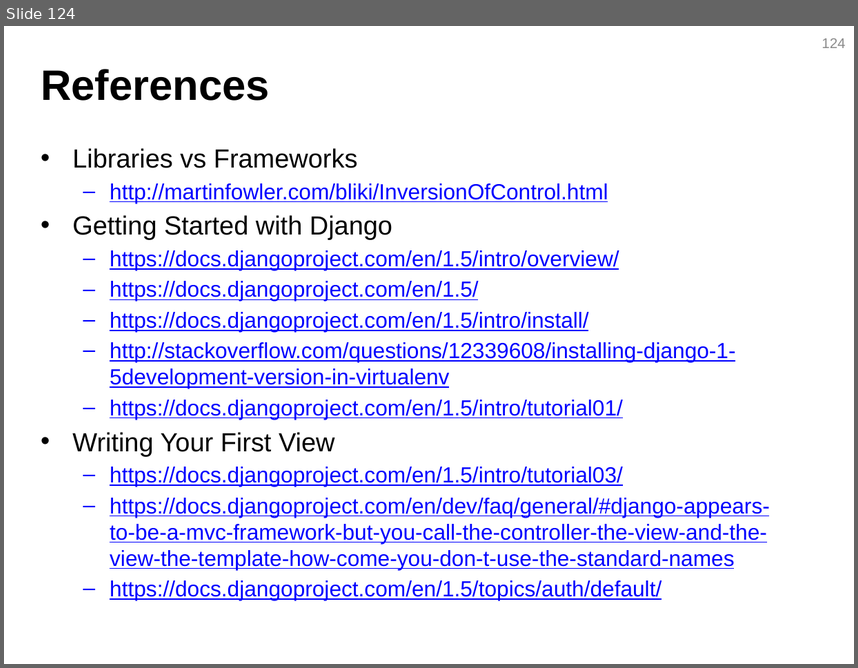
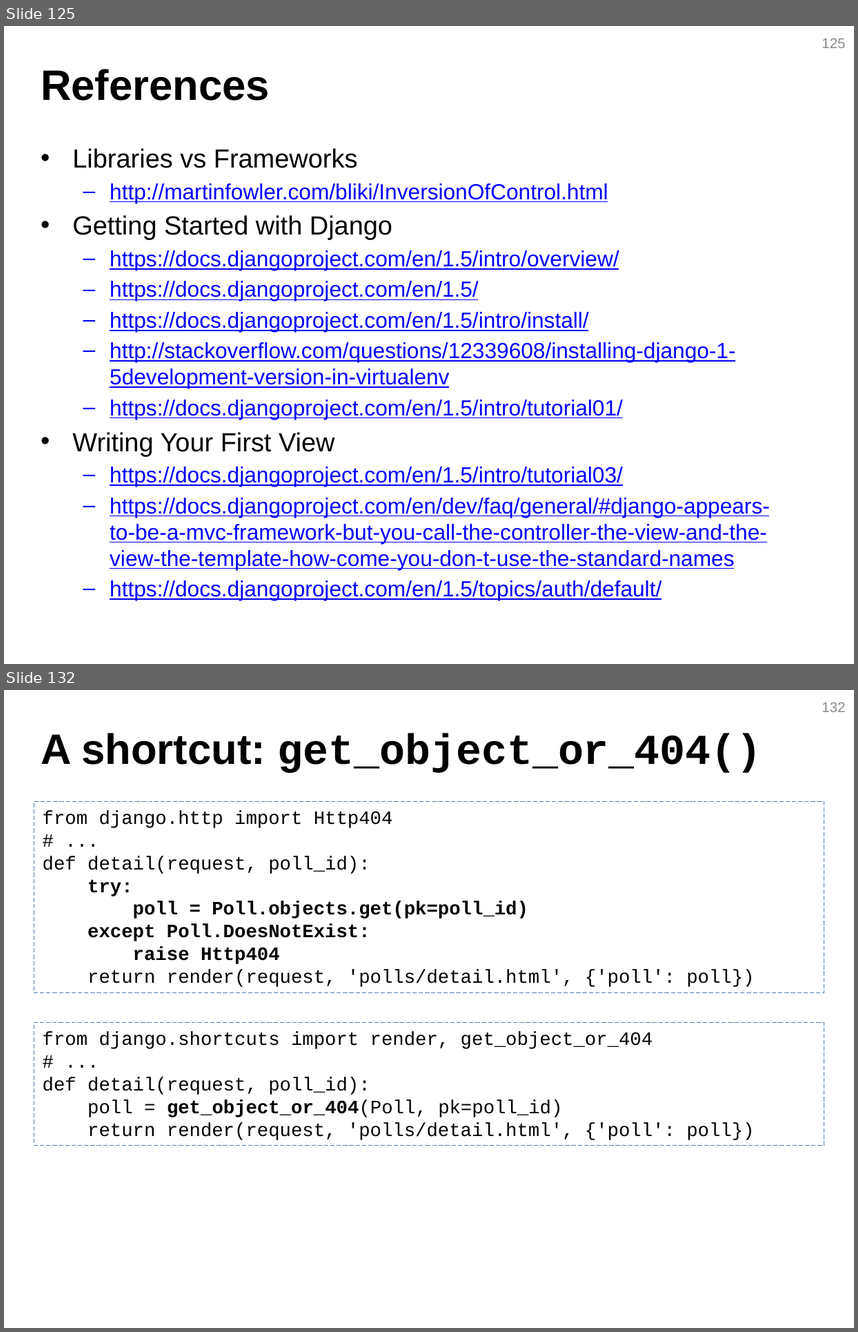
Before and after one commit to JustinSDK/PyConTW2013Tutorial, a slide deck: PyCon Taiwan 2013 Tutorial.pptx. Shown one above the other, each under a label of ours: slide 124 before the commit, slides 125 and 132 after it; the slides between them are not shown. The pictures are 858x668 and 858x1332 pixels, drawn with LibreOffice and Linux fonts; fonts in the diff are those of the drawing. Boxes give left, top, right and bottom in pixels: in the first picture for what was removed or moved away, otherwise in the second. Text is boxed around its words. In the diff, an @@ line names an element or a change of style, - is before the commit and + after.

```diff
--- a/PyCon Taiwan 2013 Tutorial.pptx
+++ b/PyCon Taiwan 2013 Tutorial.pptx
@@ slide 132 added at [4,690,854,1328], background #FFFFFF @@
@@ page number added at [822,702,845,712], 12 pt, text #8C8C8C @@
+132
@@ title added at [41,733,762,773], 36 pt, text #000000, bold @@
+A shortcut: get_object_or_404()
@@ rectangle added at [34,801,824,994], outline #4F81BD 0.75 pt dashed, 16 pt, text #000000 @@
+from django.http import Http404
+# ...
+def detail(request, poll_id):
+try:
+poll = Poll.objects.get(pk=poll_id)
+except Poll.DoesNotExist:
+raise Http404
+return render(request, 'polls/detail.html', {'poll': poll})
@@ rectangle added at [34,1023,824,1145], outline #4F81BD 0.75 pt dashed, 16 pt, text #000000 @@
+from django.shortcuts import render, get_object_or_404
+# ...
+def detail(request, poll_id):
+poll = get_object_or_404(Poll, pk=poll_id)
+return render(request, 'polls/detail.html', {'poll': poll})
@@ what was slide 124 is now slide 125 @@
@@ page number at [822,38,845,48]: text changed @@
-124
+125
```
Also in this commit, not shown: 5 slides changed, 38 other slides added, 1 slide removed, 46 other files.
